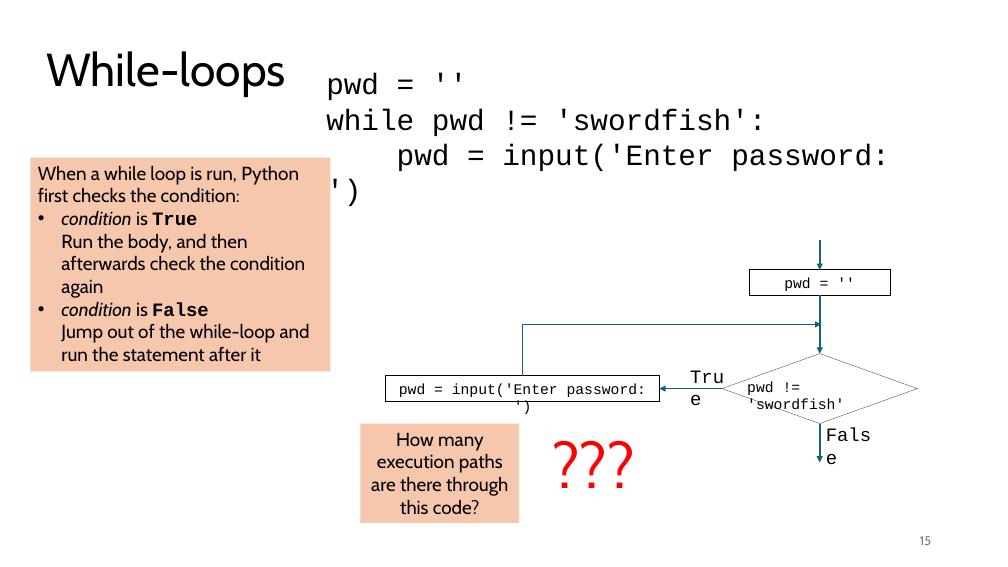
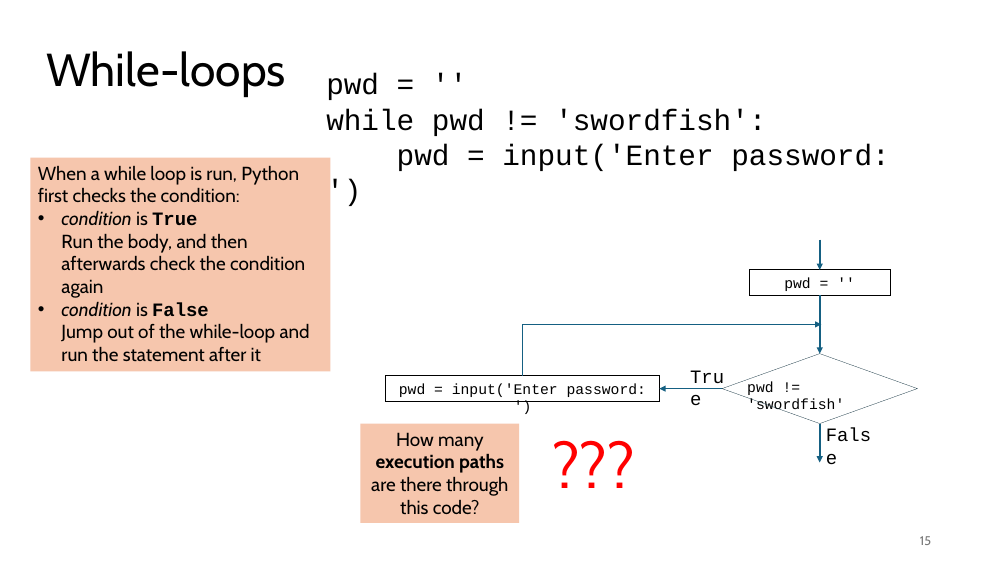
Before and after one commit to tjd1234/cmpt120spring2026, a slide deck: slide 15 of lecture_notes/chapter7/chapter7.pptx. Drawn at 1008x567 pixels with LibreOffice and Linux fonts; fonts in the diff are those of the drawing. Boxes give left, top, right and bottom in pixels: in the first picture for what was removed or moved away, otherwise in the second. Text is boxed around its words. In the diff, an @@ line names an element or a change of style, - is before the commit and + after.

```diff
--- a/lecture_notes/chapter7/chapter7.pptx
+++ b/lecture_notes/chapter7/chapter7.pptx
@@ rectangle "How many execution paths are ..." at [361,423,520,523]: bold on in "execution paths" @@
```
Also in this commit, not shown: 5 other files.
